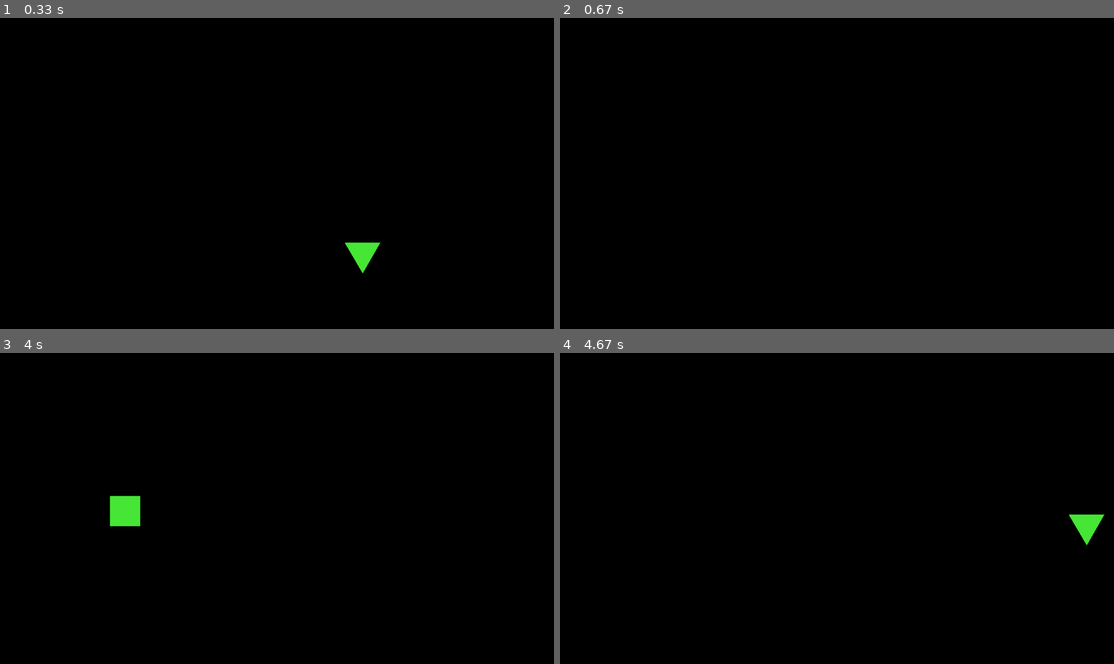
Above: before the commit, frames 1-4 (two rows, left to right).
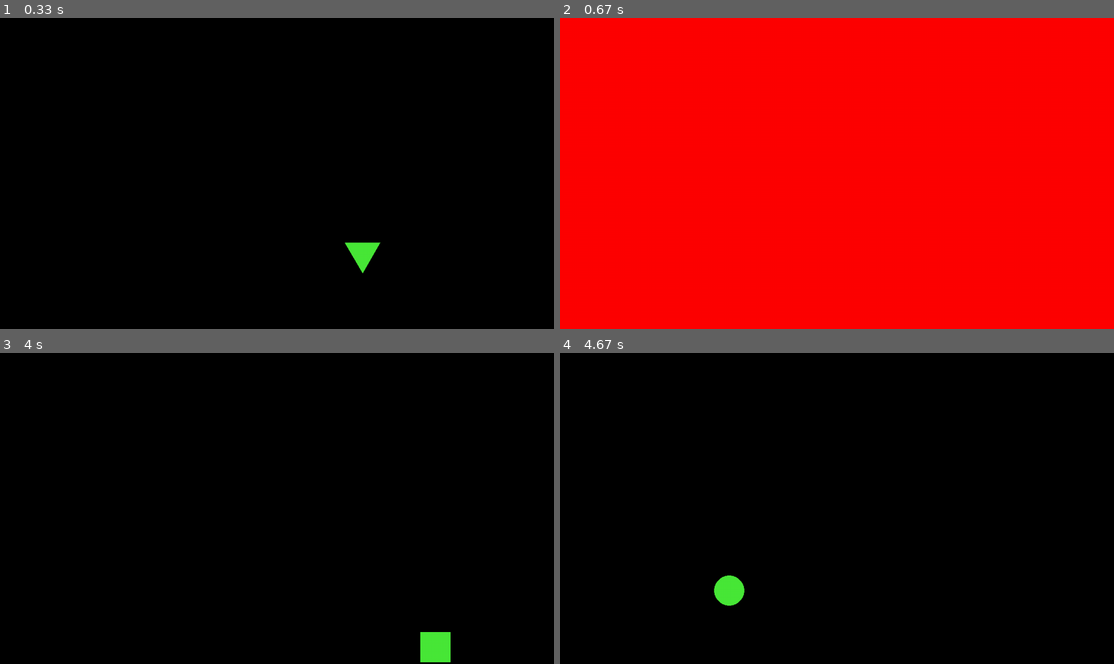
Above: after the commit, the same moments.

Repository: BaiYunpeng1949/Ada_text_amount
Game: pygame game, started from main.py
Two runs of this game, one before a commit and one after it. Both use one fixed random seed, a clock stepped at 60 frames per second and the inputs below.
Inputs:
- Up to frame 1 (0.33 s): no input
- Up to frame 2 (0.67 s): hold Esc from 0.33 s (still down)
- Up to frame 3 (4 s): release Esc at 0.8 s; hold Esc 0.83-1.3 s
- Up to frame 4 (4.67 s): no input

Frame 1 is identical in both runs. In frame 2, 100% of the frame differs, in the area x 0-100%, y 0-100%; in frame 3, 1.1%; in frame 4, 0.8%.

Commit message:
Finished up the last scene function, and the set up for the training session. Damn it the key point of displaying stuff was "pygame.display.flip()". I forgot it yesterday and it wasted me several hours.

Diff:
--- a/Ada_pygame_prototype.py
+++ b/Ada_pygame_prototype.py
@@ -18,7 +18,17 @@
 
 # For pilot studies.
 # Configurations. The condition number listed here are generated randomly. Use dictionary to store data.
-CONDITIONS = {
+CONDITIOMS_TRAININGS = {
+    1: {
+        "duration_gap": 3000,
+        "mode_update": MODE_PRESENT_ALL
+    },
+    2: {
+        "duration_gap": 2000,
+        "mode_update": MODE_RSVP
+    }
+}
+CONDITIONS_STUDIES = {
     1: {
         "duration_gap": 4000,
         "mode_update": MODE_PRESENT_ALL
@@ -46,8 +56,8 @@
 }
 
 SOURCE_TEXTS_PATH_LIST = [
-    "Reading Materials/Earth day_144.txt",
-    # "Reading Materials/Youth_278.txt",
+    "Reading Materials/Earth day_144.txt",  # This text is for the training session.
+    "Reading Materials/Youth_278.txt",
     "Reading Materials/New York City_297.txt",
     "Reading Materials/Elephants_232.txt",
     "Reading Materials/What does cloud computing means_279.txt",
@@ -119,8 +129,8 @@
         self.threshold_bottom_num_text_reserve_sentence = 3     # If the words are less than 3, then reserve this sentence.
         self.threshold_top_num_text_abandon_sentence = 5        # If the words are more than 5, then abandon this sentence.
 
-        self.wps_dynamical_duration_text = 3    # Words per second for dynamically changing duration of text reading at different text chunks.
-        self.offset_seconds_dynamical_duration_text = 2     # The unit is second.
+        self.wps_dynamical_duration_text = 30  # Words per second for dynamically changing duration of text reading at different text chunks.
+        self.offset_seconds_dynamical_duration_text = 2  # The unit is second.
 
         self.num_lines_scrolled_press_keys_present_all = 3      # This variable determines the number of lines that will be scrolled up or down with a single key press.
         self.num_scrolling_press_keys_present_all = 0    # This variable will record the current number of scrolling operations, positive numbers negative numbers mean scrolling up and down.
@@ -241,7 +251,7 @@
                     self.duration_text = self.log_time_elapsed_read_text_mode_rsvp[self.index_content_texts]
 
                     # Display texts. No matter which mode.
-                    self.image_text = self.font_text.render(self.content_text_temp, True, self.color_text)
+                    # self.image_text = self.font_text.render(self.content_text_temp, True, self.color_text) # TODO: change back later, is the image really useful?
                     self.render_texts_multiple_lines()  # Render text content word by word, line by line.
 
                     # Update the status automatically if in the rsvp mode or in the present-all mode.
@@ -289,6 +299,22 @@
         print(self.gap_math_task_chunks_results)
         print("The actual number of texts displayed are: " + str(self.log_actual_amounts_texts))
         self.generate_log_file()
+
+        # Show the last scene to help with record where the reader stopped.
+        is_waiting = True
+        delay_time_before_next_study = 3  # The unit is second.
+        print("Waiting for the next study...")
+        self.surface.fill("red")
+        self.render_texts_multiple_lines()
+        pygame.display.flip()
+        while is_waiting:
+            for event in pygame.event.get():
+                if event.type == pygame.KEYDOWN:
+                    if event.key == pygame.K_ESCAPE:
+                        print("Proceed to the next pilot study in " + str(
+                            delay_time_before_next_study) + " seconds........" + "\n")
+                        pygame.time.delay(delay_time_before_next_study * 1000)
+                        is_waiting = False
 
         # Quit the game at the main method.
         pygame.quit()
@@ -474,6 +500,11 @@
                                      [pos_shape[0], pos_shape[1], width, height], 0)
 
     def generate_log_file(self):
+        """
+        This function records experiment results into text files.
+        And also store some of the configuration and calculated parameters to the global variables, to enable the initialization of the function "last scene".
+        :return: text files, and global variables.
+        """
         folder_path = "Results/" + self.experiment_time + "/" + self.participant_name + "/"
 
         # Check the existence of the folder. If not, create one.
@@ -530,9 +561,6 @@
                                 str(np.mean(self.log_time_elapsed_read_text_mode_manual)) + " ms")
                     elif self.mode_text_update is MODE_PRESENT_ALL:
                         f.write("    Time spent: " + str(self.log_time_elapsed_read_text_mode_rsvp[i]) + " ms" + "\n")
-
-    def output_parameters(self):
-        return self.content_text_temp
 
 
 def run_prototype():
@@ -562,47 +590,82 @@
         row = row[start_el - 1:] + row[:start_el - 1]
         return [row[i:] + row[:i] for i in range(n)]
 
-    # Reshow the last scene.
-    def show_last_scene(texts, font_text, pos_text, color_text, max_width, surface,
-                        num_scrolling_press_keys_present_all, num_lines_scrolled_press_keys_present_all):
-        # To be reminded that the displayed texts are stored in self.content_text_temp.
-        words = texts.split(' ')
-        space = font_text.size(' ')[0]
-        x_text, y_text = pos_text
-
-        # Update the parameters (present-all mode) of scrolling up and down. If not in the present-all mode, the variable self.num_scrolling_press_keys_present_all will keep as 0. So no need to use a condition statements (if and else structure).
-        word_random_surface = font_text.render(words[0], 0,
-                                               color_text)  # Choose the first word as the random word.
-        height_line_word_random = word_random_surface.get_size()[1]  # Get the height of a line from a random word.
-        offset_y_texts = height_line_word_random * num_scrolling_press_keys_present_all * num_lines_scrolled_press_keys_present_all
-
-        # Render word by word.
-        for word in words:
-            word_surface = font_text.render(word, 0, color_text)
-            word_width, word_height = word_surface.get_size()
-            if x_text + word_width >= max_width:
-                x_text = pos_text[0]  # Reset the x_text.
-                y_text += word_height
-            # Horizontally lay up the words.
-            surface.blit(word_surface, (x_text, y_text + offset_y_texts))
-            x_text += word_width + space
-
+    # Start the training session.
+    num_conditions_trainings = len(CONDITIOMS_TRAININGS)
+    for i in range(num_conditions_trainings):
+        duration_gap_current_condition_training = CONDITIOMS_TRAININGS[(i + 1)]["duration_gap"]
+        mode_update_current_condition_training = CONDITIOMS_TRAININGS[(i + 1)]["mode_update"]
+        # The training session starts
+        print("The training session starts.")
+
+        # Initiate.
+        pygame.init()
+
+        # Initiate the pilot study actuator.
+        runner_training_current = Runner(participant_name=name + "_" + str(id_participant),
+                                         experiment_time=time,
+                                         trial_information="training_" + str(i + 1),
+                                         duration_gap=duration_gap_current_condition_training,
+                                         duration_text=5000,
+                                         amount_text=35,
+                                         source_text_path=SOURCE_TEXTS_PATH_LIST[0],
+                                         # The first text is for training session.
+                                         task_type_gap=GAP_COUNT_TASK,
+                                         mode_update=mode_update_current_condition_training,
+                                         condition_exp=CONDITION_POS_HOR,
+                                         color_background="black", color_text=(73, 232, 56),
+                                         size_text=60, size_gap=64,
+                                         pos_text=(50, 150), pos_gap=(0, 0))
+
+        print("During the trainging session.......Now is the training: " + str(
+            i + 1) + " .........")
+
+        # Run the pilot.
+        runner_training_current.mainloop()
+
+    print("The training session is finished, the formal study will begin.")
+    # Wait for the formal studies to be started.
+    pygame.init()
+
+    waiting_surface = pygame.display.set_mode((800, 1200), pygame.RESIZABLE)
+    # waiting_sruface.fill("red")
+    # self.surface.fill(self.color_background)
+    waiting_font_text = pygame.font.SysFont("arial", 50)
+    image_text = waiting_font_text.render("Press SPACEBAR to proceed to formal studies", True, (73, 232, 56))
+    # rect_text = image_text.get_rect()
+    # setattr(rect_text, "topleft", (50, 150))
+    waiting_surface.blit(image_text, (50, 150))
+
+    pygame.display.flip()
+
+    is_waiting = True
+    while is_waiting:
+        for event in pygame.event.get():
+            if event.type == pygame.KEYDOWN:
+                if event.key == pygame.K_SPACE:
+                    is_waiting = False
+
+    pygame.quit()
+
+    # Start the studies.
     # Get the number of conditions.
-    num_conditions = len(CONDITIONS)
+    num_conditions_studies = len(CONDITIONS_STUDIES)
 
     # Get the latin square sequence.
-    sequences_latin_square = generate_latin_square(n=num_conditions)
+    sequences_latin_square = generate_latin_square(n=num_conditions_studies)
 
     # Get the seqeunce of pilot study for this particular parcitipant according to latin square.
-    index_current_participant_in_sequences = int(id_participant % num_conditions) - 1
+    index_current_participant_in_sequences = int(id_participant % num_conditions_studies) - 1
     sequence_current_participant = sequences_latin_square[index_current_participant_in_sequences]
 
     # Went through all condition for participants.
-    for i in range(num_conditions):
+    for i in range(num_conditions_studies):
         # Determine the pilot study condition according to the participant's id.
         index_current_participant_in_conditions = sequence_current_participant[i]
-        duration_gap_current_condition = CONDITIONS[index_current_participant_in_conditions]["duration_gap"]
-        mode_update_current_condition = CONDITIONS[index_current_participant_in_conditions]["mode_update"]
+        duration_gap_current_condition_studies = CONDITIONS_STUDIES[index_current_participant_in_conditions][
+            "duration_gap"]
+        mode_update_current_condition_studies = CONDITIONS_STUDIES[index_current_participant_in_conditions][
+            "mode_update"]
 
         # Initiate.
         pygame.init()
@@ -611,56 +674,23 @@
         runner_pilot_current = Runner(participant_name=name + "_" + str(id_participant),
                                       experiment_time=time,
                                       trial_information="condition_" + str(index_current_participant_in_conditions),
-                                      duration_gap=duration_gap_current_condition,
+                                      duration_gap=duration_gap_current_condition_studies,
                                       duration_text=5000,
                                       amount_text=35,
-                                      source_text_path=SOURCE_TEXTS_PATH_LIST[i],
+                                      source_text_path=SOURCE_TEXTS_PATH_LIST[i + 1],
+                                      # The first text is for training session.
                                       task_type_gap=GAP_COUNT_TASK,
-                                      mode_update=mode_update_current_condition,
+                                      mode_update=mode_update_current_condition_studies,
                                       condition_exp=CONDITION_POS_HOR,
                                       color_background="black", color_text=(73, 232, 56),
                                       size_text=60, size_gap=64,
                                       pos_text=(50, 150), pos_gap=(0, 0))
+
         print("During the study.......Now is the condition: " + str(
             index_current_participant_in_conditions) + " .........")
 
         # Run the pilot.
         runner_pilot_current.mainloop()
 
-        # Wait for the next move. Listen to the keyboard press event to proceed to the next pilot study.
-        # Create a new window to display the last image to let participant recall their stop point, for evaluation.
-        pygame.init()
-
-        waiting_surface = pygame.display.set_mode((0, 0), pygame.FULLSCREEN)
-        waiting_font_text = pygame.font.SysFont(runner_pilot_current.font_type_selected, runner_pilot_current.size_text)
-
-        # TODO: fix this part. <bound method Runner.output_parameters of <Ada_pygame_prototype.Runner object at 0x000001DA4A580BE0>>
-        # TODO: store everything in the text file.
-        print(runner_pilot_current.output_parameters)
-        print(runner_pilot_current.pos_text)
-        print(runner_pilot_current.num_lines_scrolled_press_keys_present_all)
-
-        show_last_scene(texts=runner_pilot_current.content_text_temp,
-                        font_text=waiting_font_text,
-                        pos_text=runner_pilot_current.pos_text,
-                        color_text=runner_pilot_current.color_text,
-                        max_width=runner_pilot_current.max_width,
-                        surface=waiting_surface,
-                        num_scrolling_press_keys_present_all=runner_pilot_current.num_scrolling_press_keys_present_all,
-                        num_lines_scrolled_press_keys_present_all=runner_pilot_current.num_lines_scrolled_press_keys_present_all
-                        )
-
-        is_waiting = True
-        delay_time_before_next_study = 3  # The unit is second.
-        print("Waiting for the next study...")
-        while is_waiting:
-            for event in pygame.event.get():
-                if event.type == pygame.KEYDOWN:
-                    if event.key == pygame.K_ESCAPE:
-                        print("Proceed to the next pilot study in " + str(
-                            delay_time_before_next_study) + " seconds........")
-                        pygame.time.delay(delay_time_before_next_study * 1000)
-                        is_waiting = False
-        pygame.quit()
-
     print("All the studies are over, thank you for participating.")
+    sys.exit()
--- a/main.py
+++ b/main.py
@@ -8,5 +8,5 @@
 
     # Do the pilot studies. Do not run this with prototype.
     Ada_pygame_prototype.run_pilots(name="Bai Yunpeng",
-                                    time="29 June 2022",
+                                    time="30 June 2022",
                                     id_participant=1)
